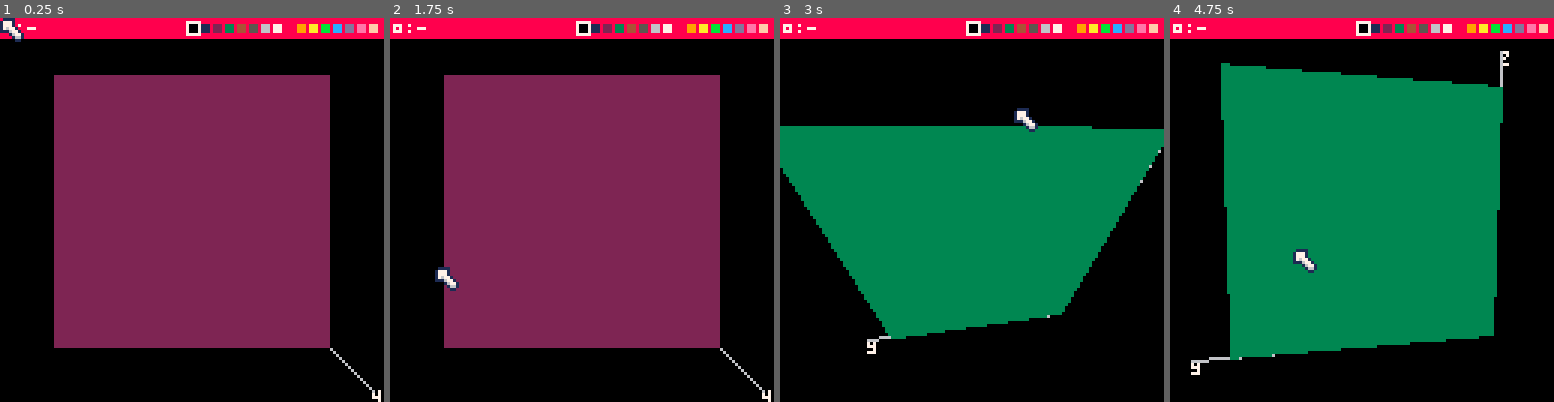
Above: before the commit, frames 1-4 (left to right).
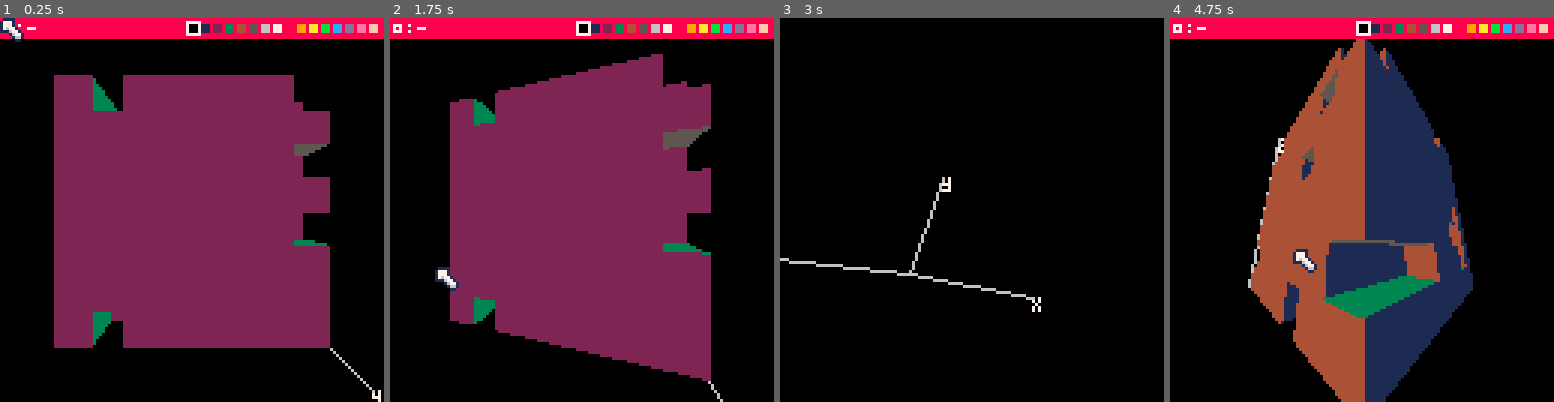
Above: after the commit, the same moments.

Repository: freds72/daggers
Game: PICO-8 cartridge carts/renderer.p8
Two runs of this game, one before a commit and one after it. Both use one fixed random seed, a clock stepped at 60 frames per second and the inputs below.
Inputs (mouse positions are in pixels of both pictures, inside the frame that each line leads up to):
- Up to frame 1 (0.25 s): no input
- Up to frame 2 (1.75 s): tap X (X key) at 0.33, 1.07 s; click (670, 121) at 0.67 s; click (436, 267) at 1.22 s; hold Right from 1.6 s (still down)
- Up to frame 3 (3 s): click (887, 114) at 1.77 s; tap X (X key) at 1.85, 2.97 s; release Right at 2.1 s; hold Up 2.15-2.42 s; click (952, 259) at 2.32 s; hold Right from 2.47 s (still down); click (1014, 106) at 2.87 s
- Up to frame 4 (4.75 s): release Right at 3.03 s; hold Left 3.08-3.58 s; click (1465, 256) at 3.42 s; hold Down 3.63-3.97 s; click (1231, 102) at 3.97 s; hold Right 4.02-4.68 s; tap X (X key) at 4.08 s; click (1292, 248) at 4.52 s; hold Up from 4.73 s (still down)

The runs differ from the first frame. In frame 1, 3.5% of the frame differs, in the area x 24-86%, y 14-86%; in frame 2, 10%; in frame 3, 46%; in frame 4, 53%, in the area x 5-89%, y 5-100%.

Commit message:
optimized rendering

Diff:
--- a/carts/renderer.lua
+++ b/carts/renderer.lua
@@ -28,24 +28,37 @@
 }
 
 function draw_cube(cam,o,c,cache,mask)
-    cache=cache or {}
+    local ox,oy,oz=o[1],o[2],o[3]
+    local idx=ox>>16|oy>>8|oz
+    if(not _grid[idx]) return
     local verts={}
-    local idx=o[1]>>16|o[2]>>8|o[3]
+    local m,scale=cam.m,64*cam.fov
+    -- get visible faces (face index + face direction)
     for maski,k in pairs(mask) do
+        --
         local sides=cube.faces[maski][k]
-        if sides then
+        -- check adjacent blocks
+        local adj={ox,oy,oz}
+        adj[maski]-=k
+        local adj_i=adj[maski]
+        local adj_idx=adj[1]>>16|adj[2]>>8|adj[3]
+        -- outside: draw faces
+        -- or not next to block
+        if adj_i<0 or adj_i>=8 or (not _grid[adj_idx]) then
             for i,vi in pairs(sides) do
-                local idx=idx+cube[vi].idx
+                local vert=cube[vi]
+                local idx=idx+vert.idx
                 local v=cache[idx]
                 if not v then
-                    local p=v_add(o,cube[vi])
-                    local x,y,w=cam:project(p)
-                    v={x=x,y=y}
+                    local x,y,z=vert[1]+ox,vert[2]+oy,vert[3]+oz
+                    x,y,z=m[1]*x+m[5]*y+m[9]*z+m[13],m[2]*x+m[6]*y+m[10]*z+m[14],m[3]*x+m[7]*y+m[11]*z+m[15]
+                    local w=scale/z
+                    v={x=64+x*w,y=64-y*w}
                     cache[idx]=v
                 end
                 verts[i]=v
             end
-            --polyline(verts,4,c)
+            --polyline(verts,4,maski+k+1)
             polyfill(verts,4,maski+k+1)
         end
     end
@@ -236,6 +249,14 @@
     _cam=make_cam(64,64,64,0.25)
     -- voxel grid
     _grid={}
+    srand(42)
+    for i=0,7 do
+        for j=0,7 do
+            for k=0,7 do
+                if(rnd()>0.125) _grid[i>>16|j>>8|k]=true
+            end
+        end
+    end
     -- init keys for cube points
     for i=1,#cube do
         local p=cube[i]
@@ -318,15 +339,11 @@
         {2,1,-1}
     }
     local lasti=last[majori][minori]
-    assert(lasti!=-1)
 
     local major0,major1=0,7
     if(fwd[majori]<0) major0,major1=major1,major0
-    --local last0,last1=0,7
-    --if(fwd[lasti]<0) last0,last1=last1,last0
-    local cache={}
-    local o={}
-    local face_mask={}
+    local o,face_mask,cache={},{},{}
+    local cam_minor,cam_last=cam.pos[minori]\1,cam.pos[lasti]\1
     face_mask[majori]=sgn(-fwd[majori])
     for major=major0,major1,sgn(fwd[majori]) do
         -- todo: drop sign based iteration, only use left-to-right/middle/right-to-left
@@ -334,10 +351,12 @@
         local draw_last=function()
             local last0,last1=0,7
             local dlast=sgn(fwd[lasti])
-            if(dlast<0) last0,last1=last1,last0
+            local face_sign=sgn(last0-cam_last)
+            if(dlast<0) last0,last1,face_sign=last1,last0,sgn(last1-cam_last)
             local fix
+            face_mask[lasti]=face_sign
             for last=last0,last1,dlast do
-                if last==cam.pos[lasti]\1 then
+                if last==cam_last then
                     fix=last
                     -- skip
                     last+=dlast
@@ -347,19 +366,19 @@
                         last0,last1=last1,last
                     end
                     dlast=-dlast
+                    face_sign=-face_sign
                     break
                 end
 
                 o[lasti]=last
-                face_mask[lasti]=sgn(last-cam.pos[lasti])
                 --printh("normal: "..last)
                 draw_cube(cam,o,5,cache,face_mask)
             end
             if fix then
                 if last0>=0 and last0<8 and last1>=0 and last1<8 then
+                    face_mask[lasti]=face_sign
                     for last=last0,last1,dlast do
                         o[lasti]=last
-                        face_mask[lasti]=sgn(last-cam.pos[lasti])
                         draw_cube(cam,o,5,cache,face_mask)
                     end
                 end
@@ -372,10 +391,12 @@
         --
         local minor0,minor1=0,7
         local dminor=sgn(fwd[minori])
-        if(dminor<0) minor0,minor1=minor1,minor0
+        local minor_sign=sgn(minor0-cam_minor)
+        if(dminor<0) minor0,minor1,minor_sign=minor1,minor0,sgn(minor1-cam_minor)
         local fix
+        face_mask[minori]=minor_sign
         for minor=minor0,minor1,dminor do
-            if minor==cam.pos[minori]\1 then
+            if minor==cam_minor then
                 fix=minor
                 -- skip
                 minor+=dminor
@@ -385,19 +406,19 @@
                     minor0,minor1=minor1,minor
                 end
                 dminor=-dminor
+                minor_sign=-minor_sign
                 -- printh("reverse! ("..minor..") ["..minor0..", "..minor1.."] @"..dminor)
                 break
             end
             o[minori]=minor
-            face_mask[minori]=sgn(minor-cam.pos[minori])
             draw_last()
         end
 
         if fix then
             if minor0>=0 and minor0<8 and minor1>=0 and minor1<8 then
+                face_mask[minori]=minor_sign
                 for minor=minor0,minor1,dminor do
                     o[minori]=minor
-                    face_mask[minori]=sgn(minor-cam.pos[minori])
                     draw_last()
                 end
             end
